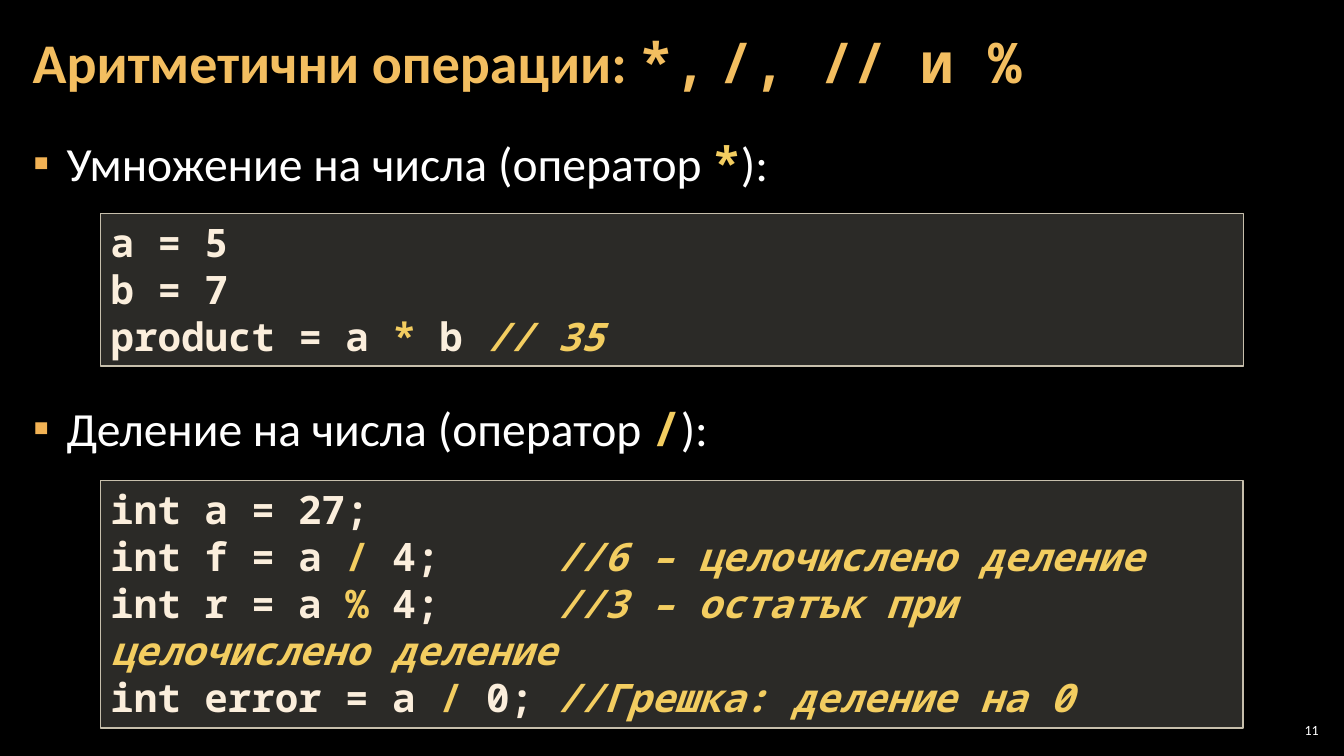
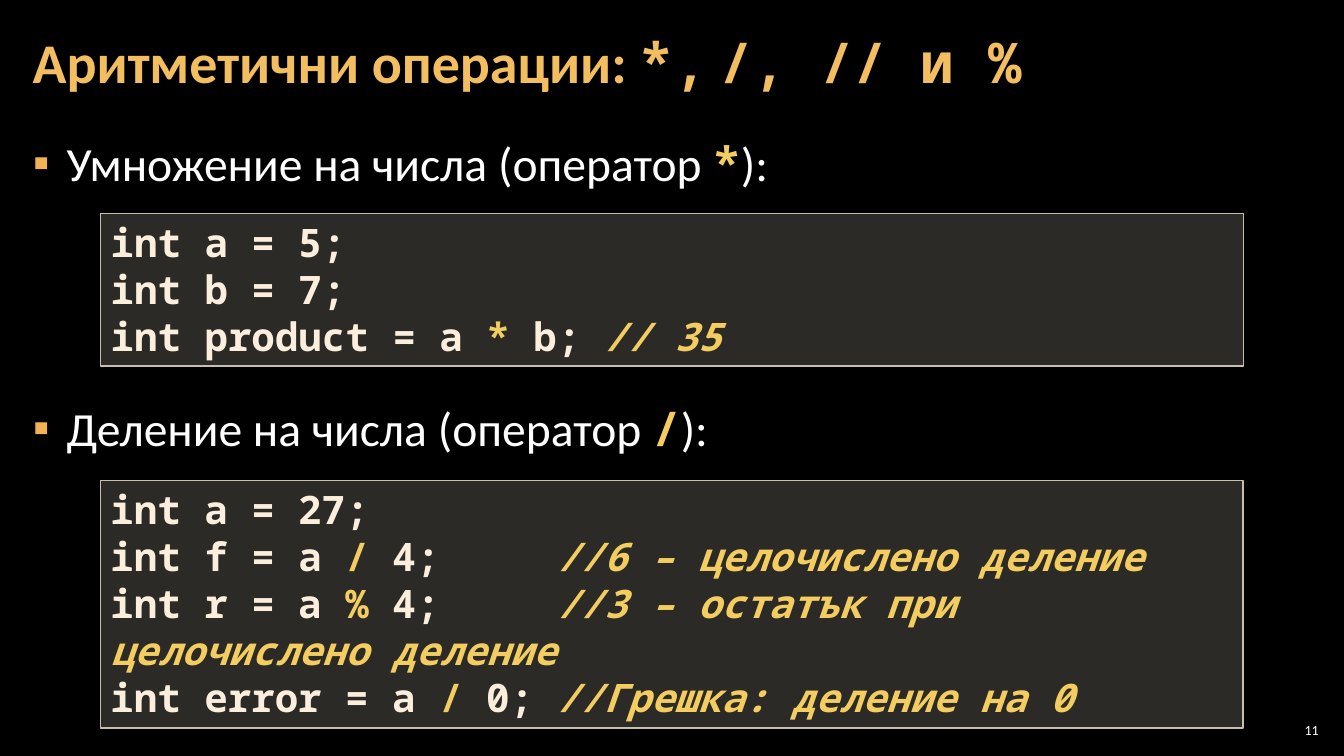
Before and after one commit to Software-University/C-plus-plus, a slide deck: slide 11 of 2. Simple-Calculations/2. Simple-Calculations.pptx. Drawn at 1344x756 pixels with LibreOffice and Linux fonts; fonts in the diff are those of the drawing; background and template pictures are left out. Boxes give left, top, right and bottom in pixels: in the first picture for what was removed or moved away, otherwise in the second. Text is boxed around its words. In the diff, an @@ line names an element or a change of style, - is before the commit and + after.

```diff
--- a/2. Simple-Calculations/2. Simple-Calculations.pptx
+++ b/2. Simple-Calculations/2. Simple-Calculations.pptx
@@ text in rectangle at <box>111,226,721,361</box>: text changed @@
-a = 5
-b = 7
-product = a * b // 35
+int a = 5;
+int b = 7;
+int product = a * b; // 35
```
Also in this commit, not shown: 10 other slides changed, 5 other files.
